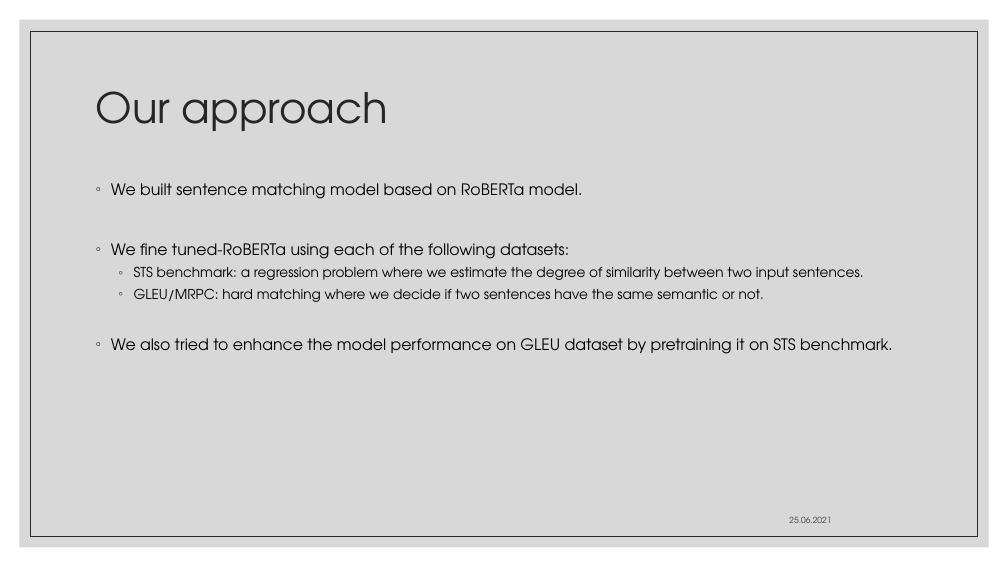
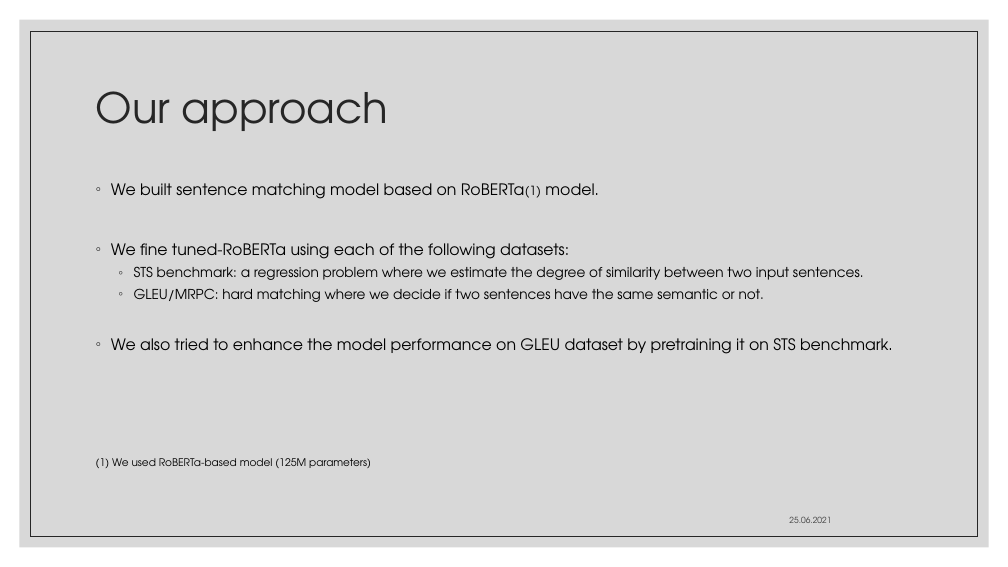
Before and after one commit to YamenHabib/Natural-Language-Inference-NLI-, a slide deck: slide 3 of Presention.pptx. Drawn at 1008x567 pixels with LibreOffice and Linux fonts; fonts in the diff are those of the drawing. Boxes give left, top, right and bottom in pixels: in the first picture for what was removed or moved away, otherwise in the second. Text is boxed around its words. In the diff, an @@ line names an element or a change of style, - is before the commit and + after.

```diff
--- a/Presention.pptx
+++ b/Presention.pptx
@@ text at [111, 183, 599, 199]: text changed @@
-◦ We built sentence matching model based on RoBERTa model.
+◦ We built sentence matching model based on RoBERTa(1) model.
@@ text at [96, 458, 371, 468]: paragraph added @@
+(1) We used RoBERTa-based model (125M parameters)
```
Also in this commit, not shown: 2 other slides changed.
